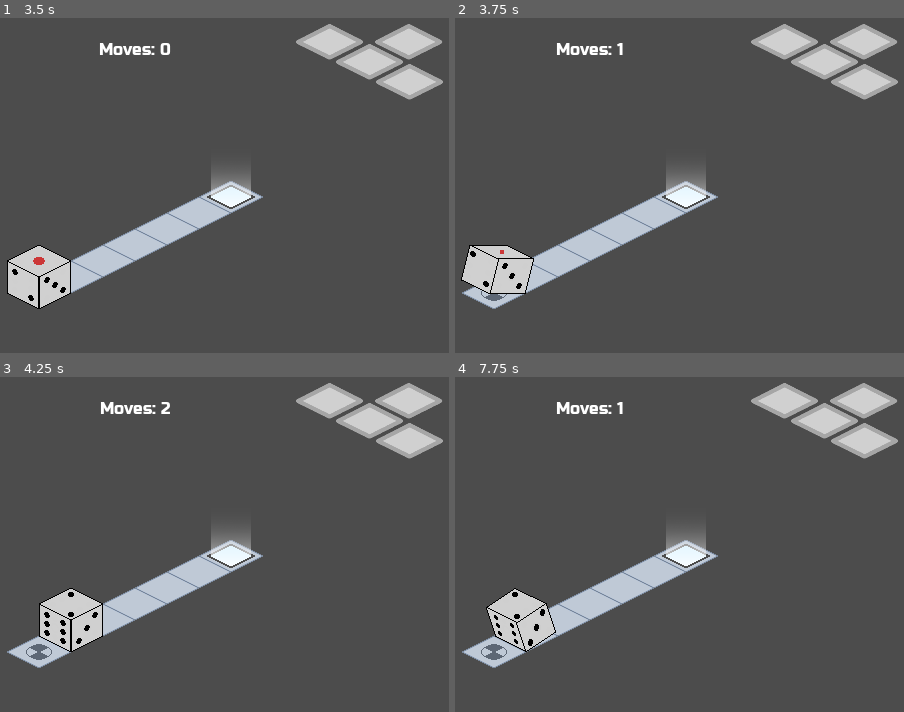
Above: before the commit, frames 1-4 (two rows, left to right).
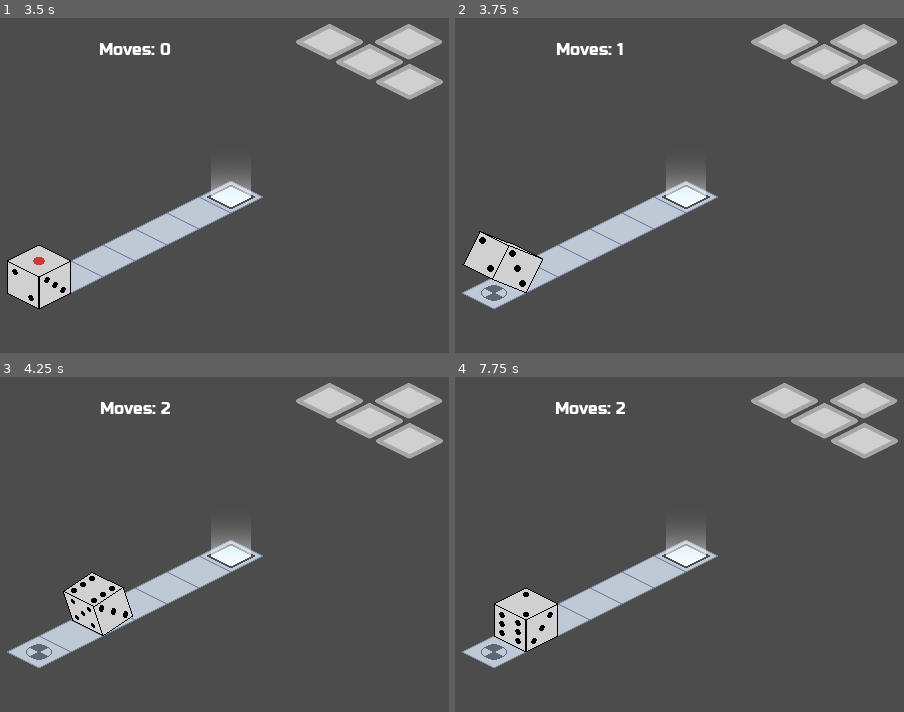
Above: after the commit, the same moments.

Repository: kdreese/gmtk-2022
Game: Godot game, scene res://src/states/Menu.tscn
The game is run twice, just before and just after one commit, with the same random seed, the same clock (stepped at 60 frames per second) and the same inputs.
Inputs:
- Up to frame 1 (3.5 s): click "Play" at 0.5 s; tap Enter at 1.25 s; hold D (move_right) 1.28-2.03 s; tap R (restart) at 2, 2.75 s; hold S (move_back) 2.03-2.78 s; hold D (move_right) from 2.78 s (still down)
- Up to frame 2 (3.75 s): tap R (restart) at 3.5 s; release D (move_right) at 3.53 s; hold W (move_forward) from 3.53 s (still down)
- Up to frame 3 (4.25 s): keep holding W (move_forward)
- Up to frame 4 (7.75 s): release W (move_forward) at 4.28 s; hold A (move_left) 4.28-5.78 s; tap R (restart) at 5, 5.75 s; hold S (move_back) 5.78-6.53 s; hold D (move_right) 6.53-7.28 s; hold W (move_forward) from 7.28 s (still down)

Frame 1 is identical in both runs. In frame 2, 1.0% of the frame differs, in the area x 1-20%, y 63-83%; in frame 3, 1.8%, in the area x 8-30%, y 58-83%; in frame 4, 1.0%.

Commit message:
Improvements to animation speed slider

Diff:
--- a/src/objects/Player.gd
+++ b/src/objects/Player.gd
@@ -66,10 +66,15 @@
 
 
 func update_animation_speed() -> void:
-	$FrontFace.speed_scale = Global.animation_speed
-	$SideFace.speed_scale = Global.animation_speed
-	$TopFace.speed_scale = Global.animation_speed
-	$ExtraFace.speed_scale = Global.animation_speed
+	var new_speed := float(Global.animation_speed) * 2.0
+	if new_speed == 2.0:
+		new_speed = 3.0
+	elif new_speed == 0.0:
+		new_speed = 2.0
+	$FrontFace.speed_scale = new_speed
+	$SideFace.speed_scale = new_speed
+	$TopFace.speed_scale = new_speed
+	$ExtraFace.speed_scale = new_speed
 
 
 func get_top_face_value() -> int:
--- a/src/objects/Player.tscn
+++ b/src/objects/Player.tscn
@@ -103,14 +103,14 @@
 "name": "rotate_z",
 "speed": 5.0
 }, {
+"frames": [ ExtResource( 41 ), ExtResource( 29 ), ExtResource( 32 ), ExtResource( 40 ), ExtResource( 58 ), ExtResource( 60 ) ],
+"loop": false,
+"name": "rotate_neg_z",
+"speed": 5.0
+}, {
 "frames": [ ExtResource( 7 ), ExtResource( 18 ), ExtResource( 30 ), null, null, null ],
 "loop": false,
 "name": "rotate_neg_x",
-"speed": 5.0
-}, {
-"frames": [ ExtResource( 41 ), ExtResource( 29 ), ExtResource( 32 ), ExtResource( 40 ), ExtResource( 58 ), ExtResource( 60 ) ],
-"loop": false,
-"name": "rotate_neg_z",
 "speed": 5.0
 } ]
 
@@ -139,14 +139,14 @@
 "name": "rotate_z",
 "speed": 5.0
 }, {
+"frames": [ ExtResource( 10 ), ExtResource( 61 ), ExtResource( 2 ), ExtResource( 51 ), ExtResource( 52 ), ExtResource( 53 ) ],
+"loop": false,
+"name": "rotate_neg_z",
+"speed": 5.0
+}, {
 "frames": [ ExtResource( 9 ), ExtResource( 23 ), ExtResource( 24 ), ExtResource( 27 ), ExtResource( 55 ), ExtResource( 57 ) ],
 "loop": false,
 "name": "rotate_neg_x",
-"speed": 5.0
-}, {
-"frames": [ ExtResource( 10 ), ExtResource( 61 ), ExtResource( 2 ), ExtResource( 51 ), ExtResource( 52 ), ExtResource( 53 ) ],
-"loop": false,
-"name": "rotate_neg_z",
 "speed": 5.0
 } ]
 
@@ -175,15 +175,15 @@
 "name": "rotate_z",
 "speed": 5.0
 }, {
+"frames": [ ExtResource( 59 ), ExtResource( 69 ), ExtResource( 70 ), null, null, null ],
+"loop": false,
+"name": "rotate_neg_z",
+"speed": 5.0
+}, {
 "frames": [ ExtResource( 12 ), ExtResource( 47 ), ExtResource( 49 ), ExtResource( 42 ), ExtResource( 56 ), ExtResource( 65 ) ],
 "loop": false,
 "name": "rotate_neg_x",
 "speed": 5.0
-}, {
-"frames": [ ExtResource( 59 ), ExtResource( 69 ), ExtResource( 70 ), null, null, null ],
-"loop": false,
-"name": "rotate_neg_z",
-"speed": 5.0
 } ]
 
 [sub_resource type="GradientTexture" id=14]
@@ -210,14 +210,14 @@
 "name": "rotate_z",
 "speed": 5.0
 }, {
+"frames": [ null, null, null, ExtResource( 50 ), ExtResource( 67 ), ExtResource( 62 ) ],
+"loop": false,
+"name": "rotate_neg_z",
+"speed": 5.0
+}, {
 "frames": [ null, null, null, ExtResource( 15 ), ExtResource( 16 ), ExtResource( 17 ) ],
 "loop": false,
 "name": "rotate_neg_x",
-"speed": 5.0
-}, {
-"frames": [ null, null, null, ExtResource( 50 ), ExtResource( 67 ), ExtResource( 62 ) ],
-"loop": false,
-"name": "rotate_neg_z",
 "speed": 5.0
 } ]
 
@@ -228,7 +228,6 @@
 collision_mask = 0
 monitoring = false
 script = ExtResource( 1 )
-animation_speed = 2.5
 
 [node name="FrontFace" type="AnimatedSprite" parent="."]
 material = SubResource( 7 )
--- a/src/states/Global.gd
+++ b/src/states/Global.gd
@@ -8,9 +8,8 @@
 var bg_music = preload("res://assets/sound/Xetator.ogg")
 
 # Options
-var music_slider_value = 1.0
-var music_volume = 1.0
-var animation_speed = 2.0
+var music_volume := 0.5
+var animation_speed := 1
 
 var audio_stream: AudioStreamPlayer
 
@@ -26,5 +25,5 @@
 
 func set_music_volume(volume: float) -> void:
 	# Volume is given as a percent, so change that to dB.
-	music_slider_value = volume
+	music_volume = volume
 	audio_stream.volume_db = MAX_VOLUME_DB + (20 * log(volume) / log(10))
--- a/src/states/Options.gd
+++ b/src/states/Options.gd
@@ -3,15 +3,15 @@
 
 signal options_exited
 
-var animation_speed_strings := ["Slow", "Normal", "Fast", "Very Fast", "Disabled"]
+var animation_speed_strings := ["Slow", "Normal", "Fast", "Very Fast", "Hyperspeed"]
 
 
 func _ready() -> void:
-	var animation_speed_value = Global.animation_speed / 2.0
+	var animation_speed_value = Global.animation_speed
 	$ColorRect/C/V/G/AnimationSpeedSlider.value = animation_speed_value
 	_on_AnimationSpeedSlider_value_changed(animation_speed_value)
-	$ColorRect/C/V/G/MusicVolumeSlider.value = Global.music_slider_value
-	_on_MusicVolumeSlider_value_changed(Global.music_slider_value)
+	$ColorRect/C/V/G/MusicVolumeSlider.value = Global.music_volume
+	_on_MusicVolumeSlider_value_changed(Global.music_volume)
 	$ColorRect.hide()
 
 
@@ -35,6 +35,6 @@
 
 
 func _on_AnimationSpeedSlider_value_changed(value: float) -> void:
-	Global.animation_speed = value * 2
+	Global.animation_speed = int(value)
 	var label = $ColorRect/C/V/G/AnimationSpeedLabel
 	label.text = animation_speed_strings[value]
--- a/src/states/Options.tscn
+++ b/src/states/Options.tscn
@@ -16,14 +16,14 @@
 anchor_bottom = 1.0
 
 [node name="V" type="VBoxContainer" parent="ColorRect/C"]
-margin_left = 133.0
+margin_left = 125.0
 margin_top = 191.0
-margin_right = 507.0
+margin_right = 514.0
 margin_bottom = 288.0
 custom_constants/separation = 30
 
 [node name="G" type="GridContainer" parent="ColorRect/C/V"]
-margin_right = 374.0
+margin_right = 389.0
 margin_bottom = 42.0
 custom_constants/hseparation = 25
 columns = 3
@@ -44,7 +44,7 @@
 
 [node name="MusicVolumeLabel" type="Label" parent="ColorRect/C/V/G"]
 margin_left = 289.0
-margin_right = 374.0
+margin_right = 389.0
 margin_bottom = 19.0
 text = "100%"
 
@@ -67,15 +67,15 @@
 [node name="AnimationSpeedLabel" type="Label" parent="ColorRect/C/V/G"]
 margin_left = 289.0
 margin_top = 23.0
-margin_right = 374.0
+margin_right = 389.0
 margin_bottom = 42.0
-rect_min_size = Vector2( 85, 0 )
+rect_min_size = Vector2( 100, 0 )
 text = "Normal"
 
 [node name="BackButton" type="Button" parent="ColorRect/C/V"]
-margin_left = 137.0
+margin_left = 144.0
 margin_top = 72.0
-margin_right = 237.0
+margin_right = 244.0
 margin_bottom = 97.0
 rect_min_size = Vector2( 100, 0 )
 size_flags_horizontal = 4
